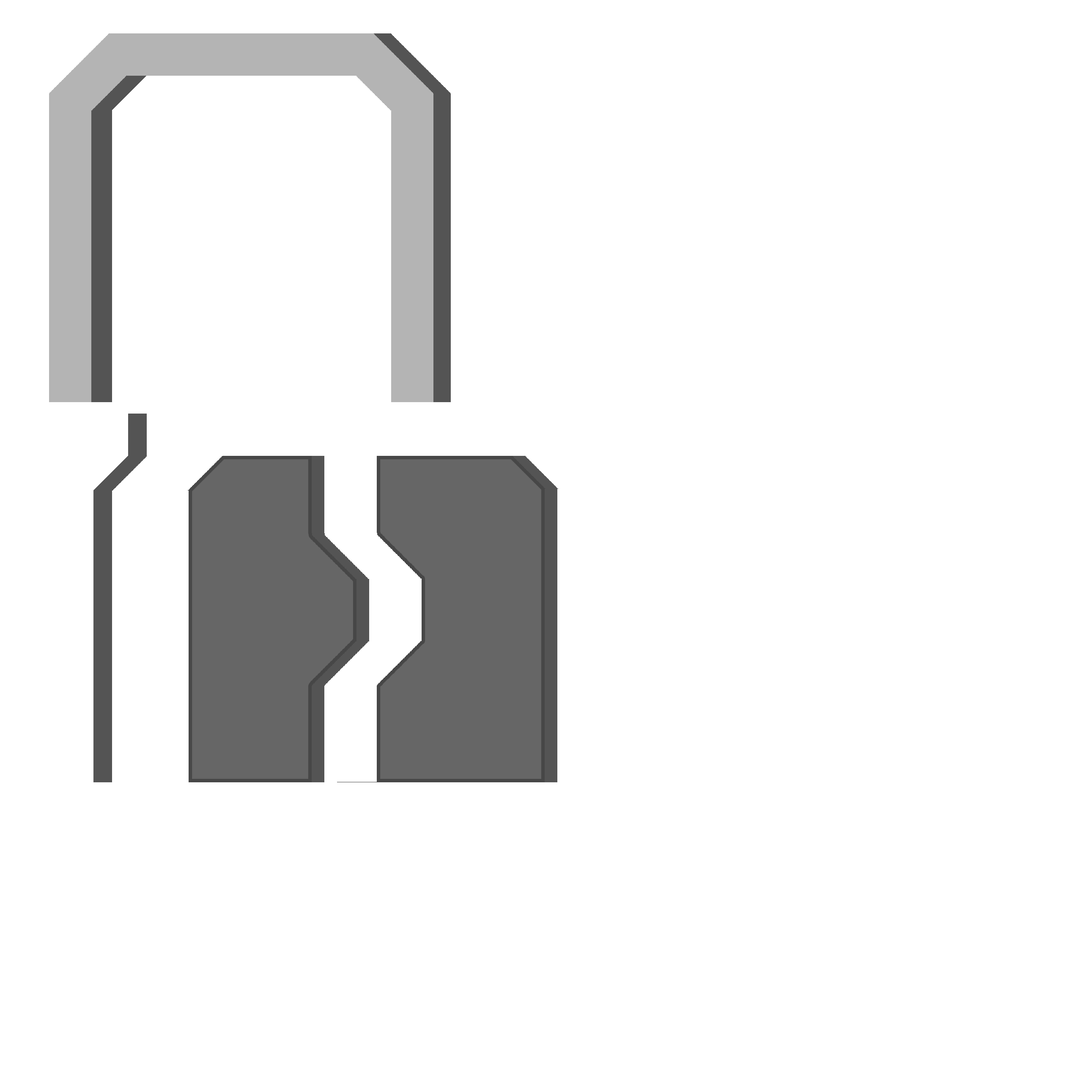
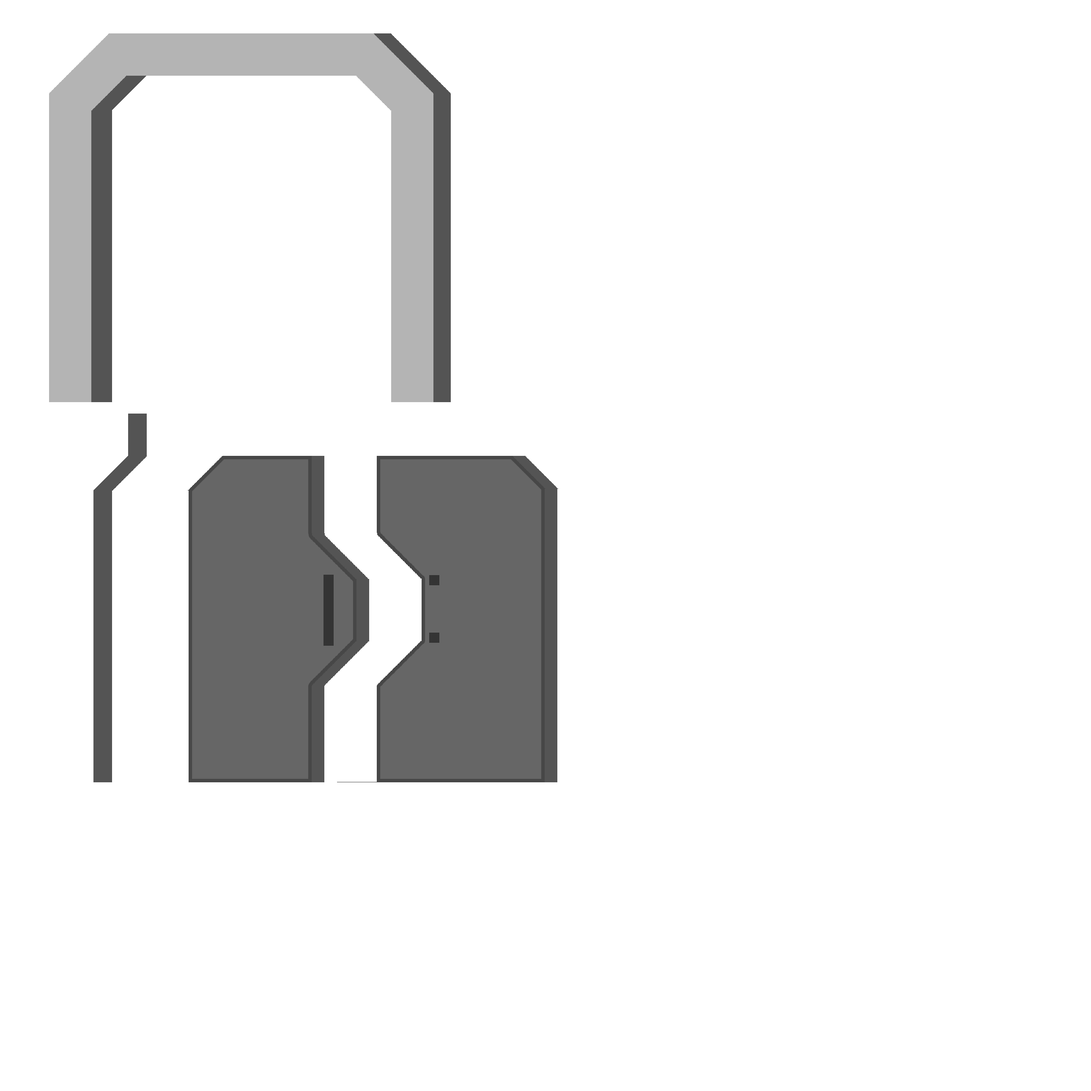
Before/after of a 1091px x 1091px layered artwork. What changed in the layer stack:
added layer "レイヤー 13" above "グループ 2" over left=323, top=574, right=440, bottom=647
added group "グループ 2" with 15 layers over left=323, top=574, right=440, bottom=647
moved "レイヤー 11" into group "グループ 2" over left=429, top=575, right=440, bottom=644
moved "レイヤー 9" into group "グループ 2" over left=323, top=574, right=334, bottom=647
